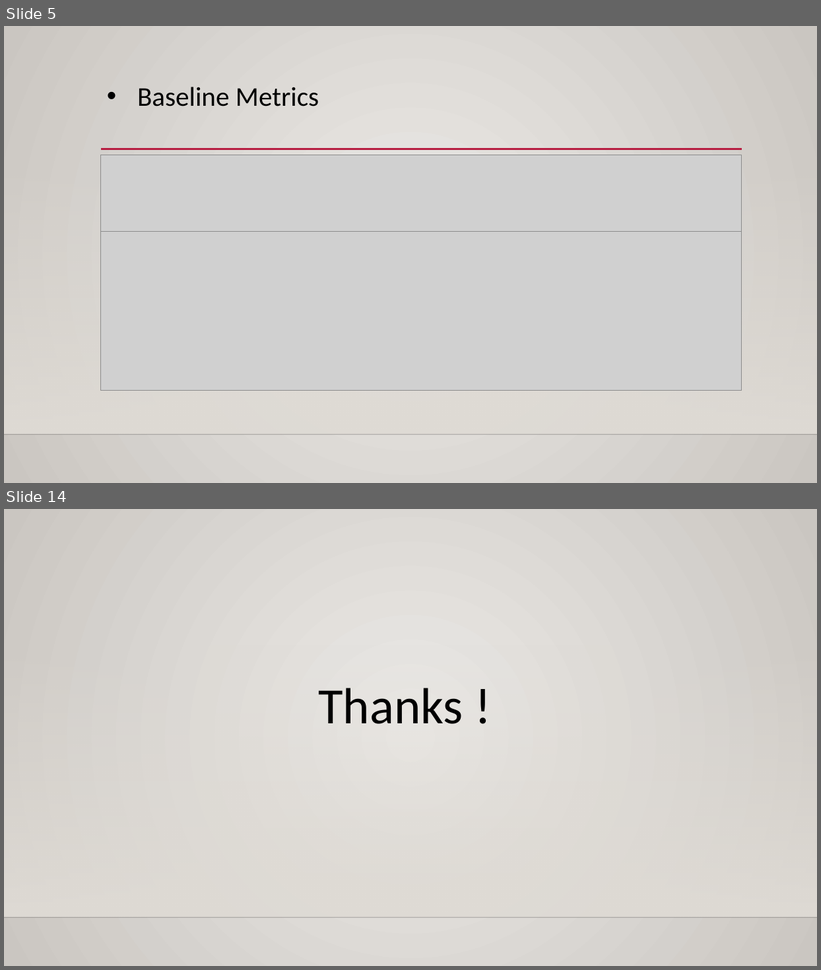
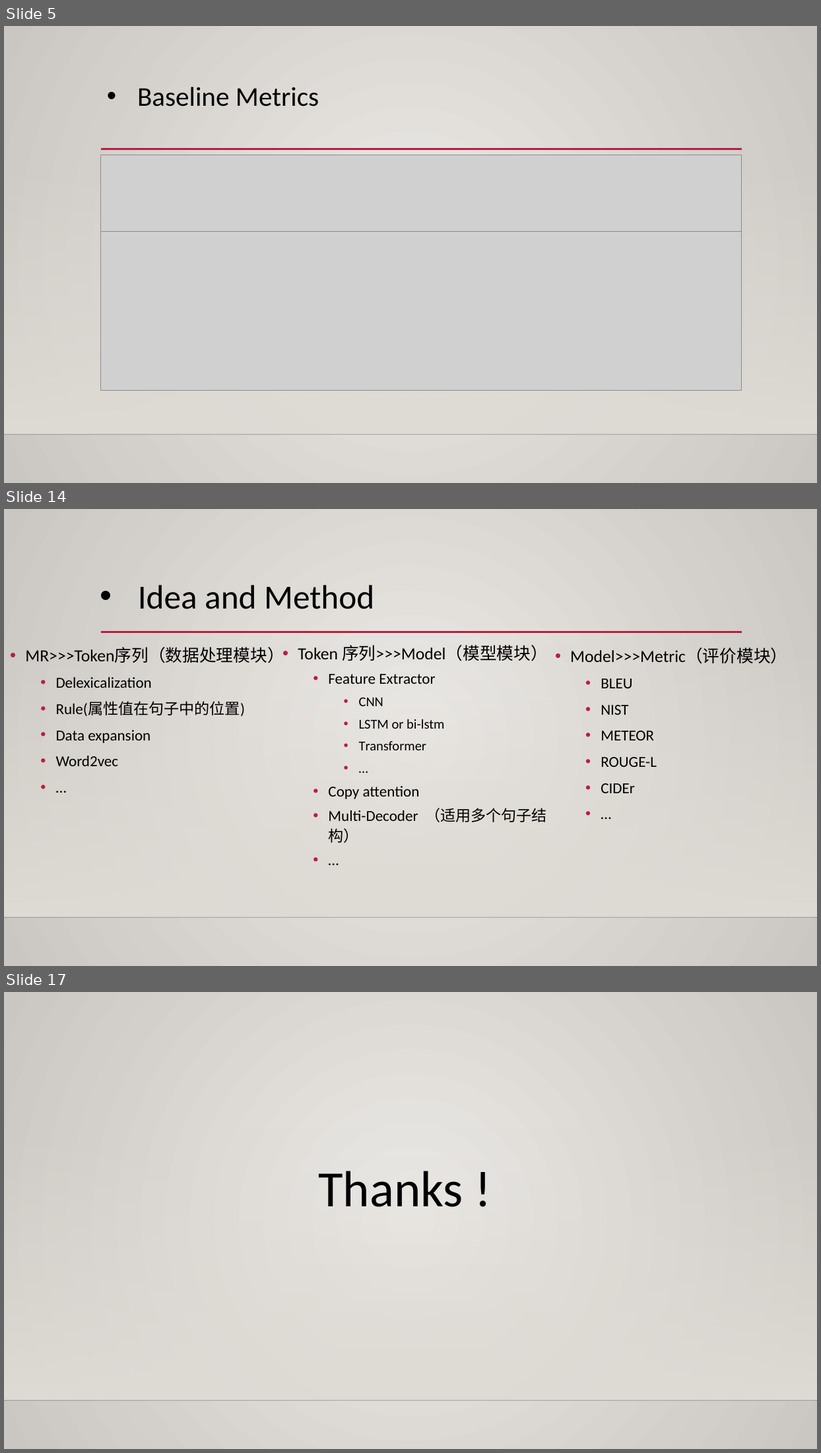
Before and after one commit to huangxiancun/data2text_generation, a slide deck: data_to_text_generation/data_to_text_generation_research_by_huang.pptx. Shown one above the other, each under a label of ours: slides 5 and 14 before the commit, slides 5, 14 and 17 after it; the slides between them are not shown. The pictures are 821x970 and 821x1453 pixels, drawn with LibreOffice and Linux fonts; fonts in the diff are those of the drawing; grey boxes stand for pictures; background and template pictures are left out. Boxes give left, top, right and bottom in pixels: in the first picture for what was removed or moved away, otherwise in the second. Text is boxed around its words. In the diff, an @@ line names an element or a change of style, - is before the commit and + after.

```diff
--- a/data_to_text_generation/data_to_text_generation_research_by_huang.pptx
+++ b/data_to_text_generation/data_to_text_generation_research_by_huang.pptx
@@ slide 14 added at (x1=4, y1=509, x2=817, y2=966), background gradient #ECEAE7 to #CAC7C1; not listed: 3 template elements that a slide beside it also shows @@
@@ text added at (x1=138, y1=585, x2=374, y2=609), 40 pt, text #000000 @@
+• Idea and Method
@@ text added at (x1=298, y1=645, x2=548, y2=843), 18 pt, text #000000 @@
+• Token 序列>>>Model（模型模块）
+  • Feature Extractor
+    • CNN
+    • LSTM or bi-lstm
+    • Transformer
+    • …
+  • Copy attention
+  • Multi-Decoder （适用多个句子结构）
+  • …
@@ text added at (x1=25, y1=648, x2=284, y2=766), 18 pt, text #000000 @@
+• MR>>>Token序列（数据处理模块）
+  • Delexicalization
+  • Rule(属性值在句子中的位置)
+  • Data expansion
+  • Word2vec
+  • …
@@ text added at (x1=570, y1=648, x2=787, y2=793), 18 pt, text #000000 @@
+• Model>>>Metric（评价模块）
+  • BLEU
+  • NIST
+  • METEOR
+  • ROUGE-L
+  • CIDEr
+  • …
@@ what was slide 14 is now slide 17 @@
```
Also in this commit, not shown: 8 slides changed, 3 other slides added, 1 slide removed.
